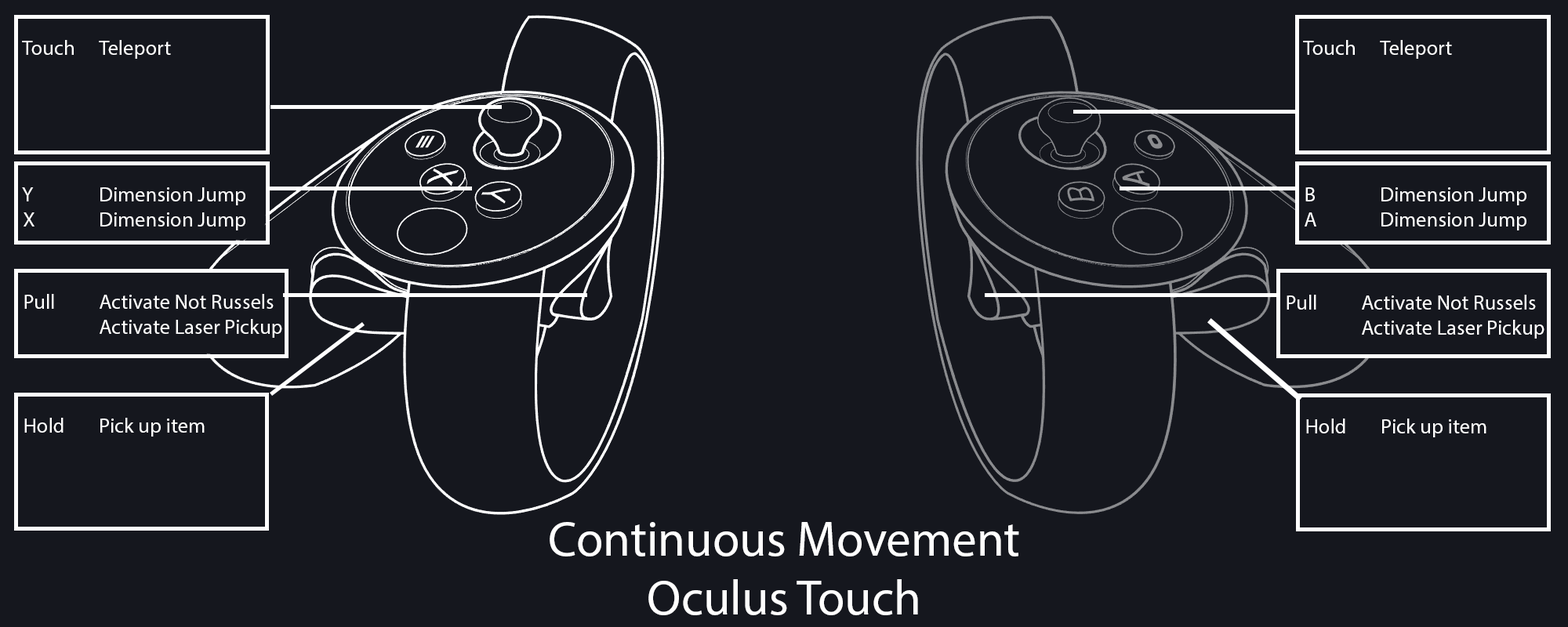
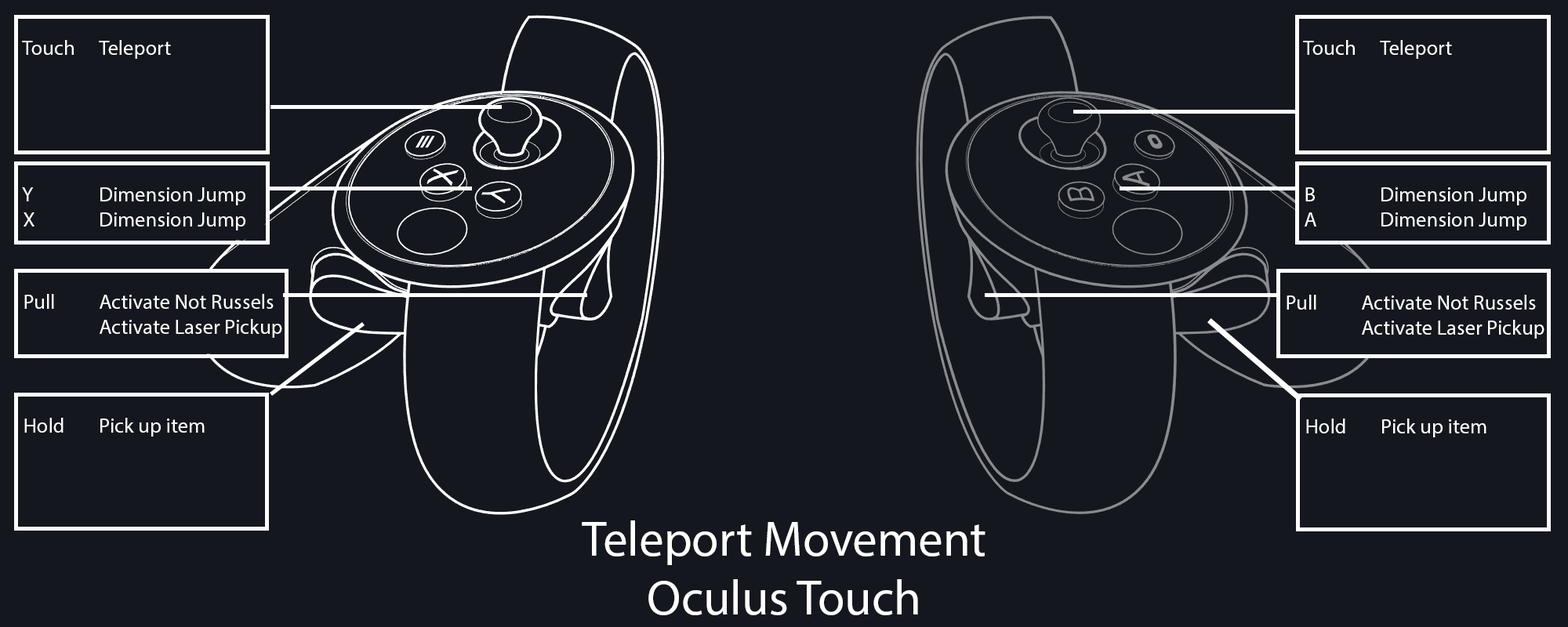
Two versions of the same layered image (1568 x 627). Layer-by-layer changes:
renamed "Continuous Movement Oculus Touch" to "Teleport Movement Oculus Touch", painted on it over [549, 520, 1020, 566]
